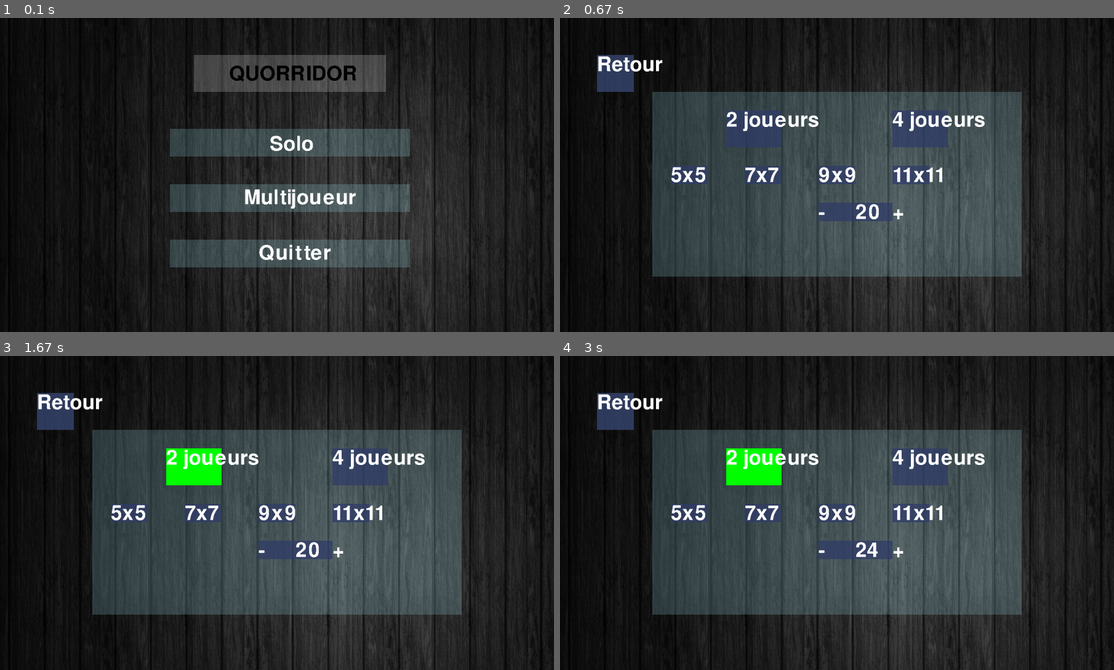
Above: before the commit, frames 1-4 (two rows, left to right).
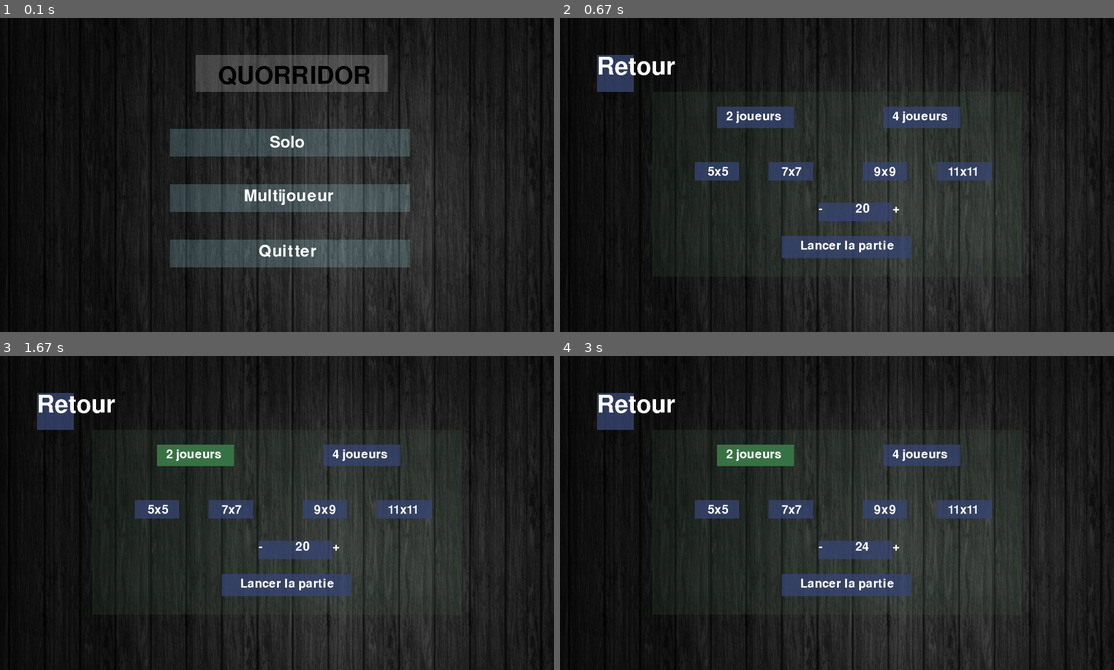
Above: after the commit, the same moments.

Repository: StaZyXx/ProjetFin1erAnnee
Game: pygame game, started from view_rework.py
The game is run twice, just before and just after one commit, with the same random seed, the same clock (stepped at 60 frames per second) and the same inputs.
Inputs (mouse positions are in pixels of both pictures, inside the frame that each line leads up to):
- Up to frame 1 (0.1 s): no input
- Up to frame 2 (0.67 s): click (837, 137) at 0.38 s
- Up to frame 3 (1.67 s): click "4 joueurs" at 1 s; click "2 joueurs" at 1.58 s
- Up to frame 4 (3 s): click "+" at 2.35 s

The runs differ from the first frame. In frame 1, 2.1% of the frame differs, in the area x 35-70%, y 11-78%; in frame 2, 36%; in frame 3, 36%, in the area x 6-84%, y 12-83%; in frame 4, 36%.

Commit message:
fix commit !

Diff:
--- a/view_rework.py
+++ b/view_rework.py
@@ -11,7 +11,6 @@
         self.__GREEN = (0, 255, 0)
 
         pygame.init()
-        self.__font = pygame.font.SysFont('./fonts/Carme.ttf', 80, bold=False)
         pygame.display.set_caption("Quorridor")  # Nom de la fenêtre
         self.__screen = pygame.display.set_mode((1500, 850))  # Définit la taille de la fenetre
         self.__background = pygame.image.load("./assets/background.jpg").convert()  # Charge l'image
@@ -57,26 +56,26 @@
     def home_page(self):
         self.__screen.blit(self.__background, (0, 0))
 
-        pygame.draw.rect(self.__blue_image, self.__WHITE, (525, 100, 520, 100))
-        self.__quorridor = self.__font.render('QUORRIDOR', False, (self.__BLACK))
+        pygame.draw.rect(self.__blue_image, self.__WHITE, (530, 100, 520, 100))
+        self.__quorridor = self.__96_font.render('QUORRIDOR', False, (self.__BLACK))
 
         self.__rect_solo = pygame.draw.rect(self.__blue_image, self.__BLUE, (460, 300, 650, 75))
-        self.__solo = self.__font.render('Solo', False, (self.__WHITE))
+        self.__solo = self.__64_font.render('Solo', False, (self.__WHITE))
         self.__get_solo = self.__solo.get_rect()
         self.__get_solo.topleft = (700, 300)
 
         pygame.draw.rect(self.__blue_image, self.__BLUE, (460, 450, 650, 75))
-        self.__multiplayer = self.__font.render('Multijoueur', False, (self.__WHITE))
+        self.__multiplayer = self.__64_font.render('Multijoueur', False, (self.__WHITE))
         self.__get_multiplayer = self.__multiplayer.get_rect()
         self.__get_multiplayer.topleft = (700, 450)
 
         pygame.draw.rect(self.__blue_image, self.__BLUE, (460, 600, 650, 75))
-        self.__leave = self.__font.render('Quitter', False, (self.__WHITE))
+        self.__leave = self.__64_font.render('Quitter', False, (self.__WHITE))
         self.__get_leave = self.__leave.get_rect()
         self.__get_leave.topleft = (700, 610)
 
         self.__screen.blit(self.__blue_image, (0, 0))
-        self.__screen.blit(self.__quorridor, (620, 125))
+        self.__screen.blit(self.__quorridor, (590, 125))
         self.__screen.blit(self.__solo, (730, 315))
         self.__screen.blit(self.__multiplayer, (660, 460))
         self.__screen.blit(self.__leave, (700, 610))
@@ -84,6 +83,7 @@
         pygame.display.flip()  # Mettre a jour l'affichage
 
     def boucle_param(self, mode):
+        self.__GREEN = pygame.Color(57, 116, 70, 255)
         self.couleur_2players, self.couleur_4players = self.__DARK_BLUE, self.__DARK_BLUE
         self.__color_5x5, self.__color_7x7, self.__color_9x9, self.__color_11x11 = self.__DARK_BLUE, self.__DARK_BLUE, self.__DARK_BLUE, self.__DARK_BLUE
         self.__nbr_joueur = None
@@ -140,62 +140,69 @@
         self.__blue_image2 = pygame.Surface(self.__size, pygame.SRCALPHA)
 
         # carré pricipale
-        pygame.draw.rect(self.__blue_image2, self.__BLUE, (250, 200, 1000, 500))
+        pygame.draw.rect(self.__blue_image2, pygame.Color(64, 91, 67, 50), (250, 200, 1000, 500))
 
         pygame.draw.rect(self.__blue_image2, self.__DARK_BLUE, (100, 100, 100, 100))
-        self.__back = self.__font.render('Retour', False, (self.__WHITE))
+        self.__back = self.__96_font.render('Retour', False, (self.__WHITE))
         self.__get_back = self.__back.get_rect()
         self.__get_back.topleft = (100, 100)
 
         # choix nombre de joueur
         if mode != "multiplayer":
-            pygame.draw.rect(self.__blue_image2, self.couleur_2players, (450, 250, 150, 100))
-            pygame.draw.rect(self.__blue_image2, self.couleur_4players, (900, 250, 150, 100))
-
-            self.__nbr_player2 = self.__font.render('2 joueurs', False, (self.__WHITE))
+            pygame.draw.rect(self.__blue_image2, self.couleur_2players, (425, 240, 209, 58))
+            pygame.draw.rect(self.__blue_image2, self.couleur_4players, (875, 240, 209, 58))
+
+            self.__nbr_player2 = self.__48_font.render('2 joueurs', False, (self.__WHITE))
             self.__get_nbr_player2 = self.__nbr_player2.get_rect()
             self.__get_nbr_player2.topleft = (450, 250)
 
-            self.__nbr_player4 = self.__font.render('4 joueurs', False, (self.__WHITE))
+            self.__nbr_player4 = self.__48_font.render('4 joueurs', False, (self.__WHITE))
             self.__get_nbr_player4 = self.__nbr_player4.get_rect()
             self.__get_nbr_player4.topleft = (900, 250)
 
         # choix taille tableau
 
-        pygame.draw.rect(self.__blue_image2, self.__color_5x5, (300, 400, 100, 50))
-        pygame.draw.rect(self.__blue_image2, self.__color_7x7, (500, 400, 100, 50))
-        pygame.draw.rect(self.__blue_image2, self.__color_9x9, (700, 400, 100, 50))
-        pygame.draw.rect(self.__blue_image2, self.__color_11x11, (900, 400, 100, 50))
-
-        self.__size_5x5 = self.__font.render('5x5', False, (self.__WHITE))
+        pygame.draw.rect(self.__blue_image2, self.__color_5x5, (365, 390, 120, 50))
+        pygame.draw.rect(self.__blue_image2, self.__color_7x7, (565, 390, 120, 50))
+        pygame.draw.rect(self.__blue_image2, self.__color_9x9, (820, 390, 120, 50))
+        pygame.draw.rect(self.__blue_image2, self.__color_11x11, (1020, 390, 150, 50))
+
+        self.__size_5x5 = self.__48_font.render('5x5', False, (self.__WHITE))
         self.__get_size_5x5 = self.__size_5x5.get_rect()
-        self.__get_size_5x5.topleft = (300, 400)
-
-        self.__size_7x7 = self.__font.render('7x7', False, (self.__WHITE))
+        self.__get_size_5x5.topleft = (365, 390)
+
+        self.__size_7x7 = self.__48_font.render('7x7', False, (self.__WHITE))
         self.__get_size_7x7 = self.__size_7x7.get_rect()
-        self.__get_size_7x7.topleft = (500, 400)
-
-        self.__size_9x9 = self.__font.render('9x9', False, (self.__WHITE))
+        self.__get_size_7x7.topleft = (565, 390)
+
+        self.__size_9x9 = self.__48_font.render('9x9', False, (self.__WHITE))
         self.__get_size_9x9 = self.__size_9x9.get_rect()
-        self.__get_size_9x9.topleft = (700, 400)
-
-        self.__size_11x11 = self.__font.render('11x11', False, (self.__WHITE))
+        self.__get_size_9x9.topleft = (820, 390)
+
+        self.__size_11x11 = self.__48_font.render('11x11', False, (self.__WHITE))
         self.__get_size_11x11 = self.__size_11x11.get_rect()
-        self.__get_size_11x11.topleft = (900, 400)
+        self.__get_size_11x11.topleft = (1020, 390)
 
         # choix nombre barrière
         pygame.draw.rect(self.__blue_image2, self.__DARK_BLUE, (700, 500, 200, 50))
 
-        self.__less_barr = self.__font.render('-', False, (self.__WHITE))
+        self.__less_barr = self.__48_font.render('-', False, (self.__WHITE))
         self.__get_less_barr = self.__less_barr.get_rect()
         self.__get_less_barr.topleft = (700, 500)
 
         # nbr_barr = str(self.__nbr_barr)
-        self.__show_nbr_barr = self.__font.render(str(self.__nbr_barr), False, (self.__WHITE))
-
-        self.__more_barr = self.__font.render('+', False, (self.__WHITE))
+        self.__show_nbr_barr = self.__48_font.render(str(self.__nbr_barr), False, (self.__WHITE))
+
+        self.__more_barr = self.__48_font.render('+', False, (self.__WHITE))
         self.__get_more_barr = self.__more_barr.get_rect()
         self.__get_more_barr.topleft = (900, 500)
+
+        pygame.draw.rect(self.__blue_image2, self.__DARK_BLUE, (600, 590, 350, 60))
+
+        self.__start_game = self.__48_font.render('Lancer la partie', False, (self.__WHITE))
+
+        self.__get_start_game = self.__start_game.get_rect()
+        self.__get_start_game.topleft = (900, 600)
 
         # ordre d'affichage
         self.__screen.blit(self.__background, (0, 0))
@@ -210,15 +217,16 @@
             self.__screen.blit(self.__nbr_player4, (900, 250))
 
         # choice size
-        self.__screen.blit(self.__size_5x5, (300, 400))
-        self.__screen.blit(self.__size_7x7, (500, 400))
-        self.__screen.blit(self.__size_9x9, (700, 400))
-        self.__screen.blit(self.__size_11x11, (900, 400))
+        self.__screen.blit(self.__size_5x5, (400, 400))
+        self.__screen.blit(self.__size_7x7, (600, 400))
+        self.__screen.blit(self.__size_9x9, (850, 400))
+        self.__screen.blit(self.__size_11x11, (1050, 400))
 
         # choice barr
         self.__screen.blit(self.__less_barr, (700, 500))
         self.__screen.blit(self.__show_nbr_barr, (800, 500))
         self.__screen.blit(self.__more_barr, (900, 500))
+        self.__screen.blit(self.__start_game, (650, 600))
 
         pygame.display.flip()  # Mettre a jour l'affichage
 
@@ -245,11 +253,11 @@
         pygame.draw.rect(self.__blue_image3, self.__DARK_BLUE, (200, 200, 1100, 150))
         pygame.draw.rect(self.__blue_image3, self.__DARK_BLUE, (200, 400, 1100, 150))
 
-        self.__server = self.__font.render("Créer", False, (self.__WHITE))
+        self.__server = self.__96_font.render("Créer", False, (self.__WHITE))
         self.__get_server = self.__server.get_rect()
         self.__get_server.topleft = (700, 250)
 
-        self.__client = self.__font.render("Rejoindre", False, (self.__WHITE))
+        self.__client = self.__96_font.render("Rejoindre", False, (self.__WHITE))
         self.__get_client = self.__client.get_rect()
         self.__get_client.topleft = (650, 450)
 
